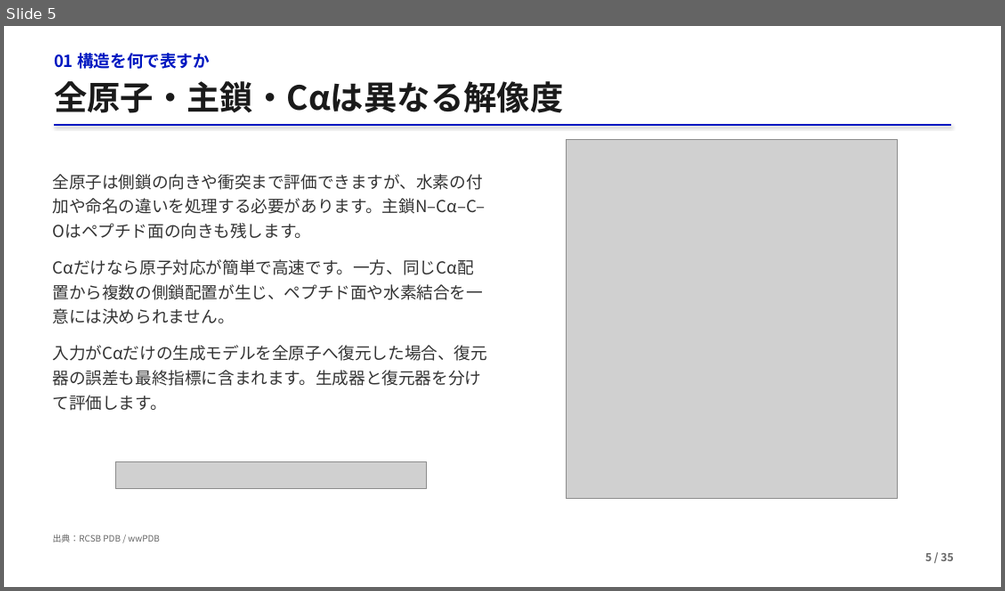
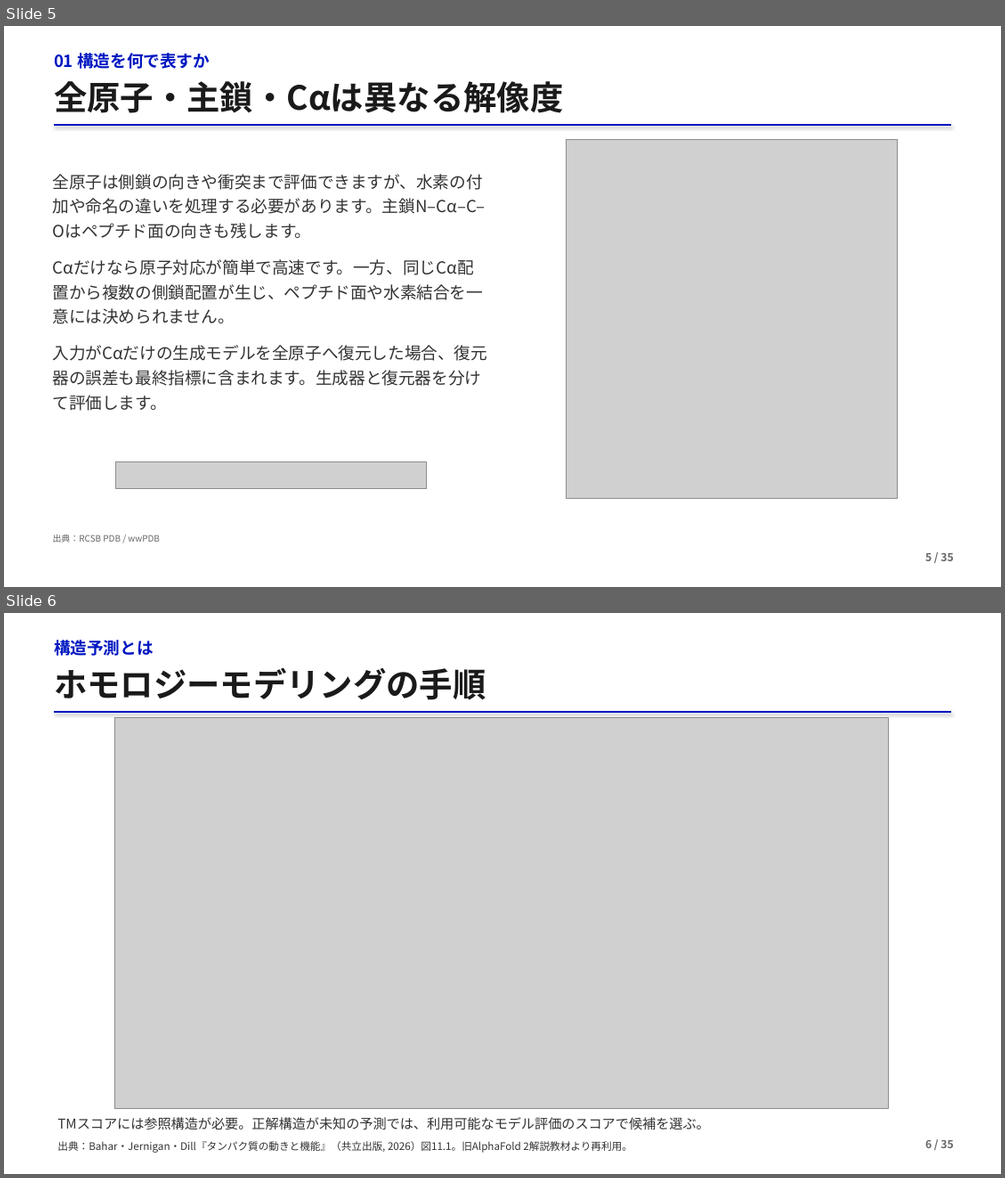
Before and after one commit to matsunagalab/lecture_bioinfo, a slide deck: 05_AlphaFold2による構造予測/05_AlphaFold2による構造予測.pptx. Shown one above the other, each under a label of ours: slide 5 before the commit, slides 5 and 6 after it. The pictures are 1005x591 and 1005x1178 pixels, drawn with LibreOffice and Linux fonts; fonts in the diff are those of the drawing; grey boxes stand for pictures. Boxes give left, top, right and bottom in pixels: in the first picture for what was removed or moved away, otherwise in the second. Text is boxed around its words. In the diff, an @@ line names an element or a change of style, - is before the commit and + after.

```diff
--- a/05_AlphaFold2による構造予測/05_AlphaFold2による構造予測.pptx
+++ b/05_AlphaFold2による構造予測/05_AlphaFold2による構造予測.pptx
@@ slide 6 added at [4,613,1001,1174], background #FFFFFF @@
@@ text added at [54,640,154,656], 16 pt, text #0017C1, bold @@
+構造予測とは
@@ text added at [54,667,486,700], 32 pt, text #1A1A1A, bold @@
+ホモロジーモデリングの手順
@@ line added from (54, 712) to (952, 712), #0017C1 1.5 pt @@
@@ picture added at [114,718,889,1108] @@
@@ text added at [57,1117,709,1130], 13 pt, text #333333 @@
+TMスコアには参照構造が必要。正解構造が未知の予測では、利用可能なモデル評価のスコアで候補を選ぶ。
@@ text added at [57,1141,632,1152], 10 pt, text #333333 @@
+出典：Bahar・Jernigan・Dill『タンパク質の動きと機能』（共立出版, 2026）図11.1。旧AlphaFold 2解説教材より再利用。
@@ text added at [925,1140,953,1148], 10.5 pt, text #666666, bold @@
+6 / 35
```
Also in this commit, not shown: 2 slides changed, 1 slide removed, 2 other files.
